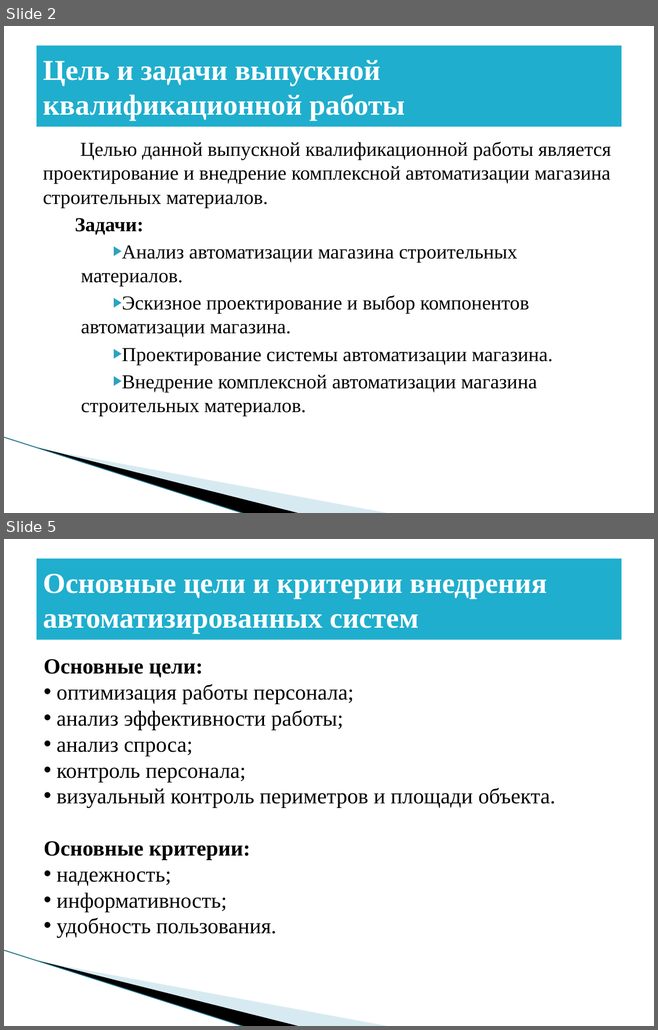
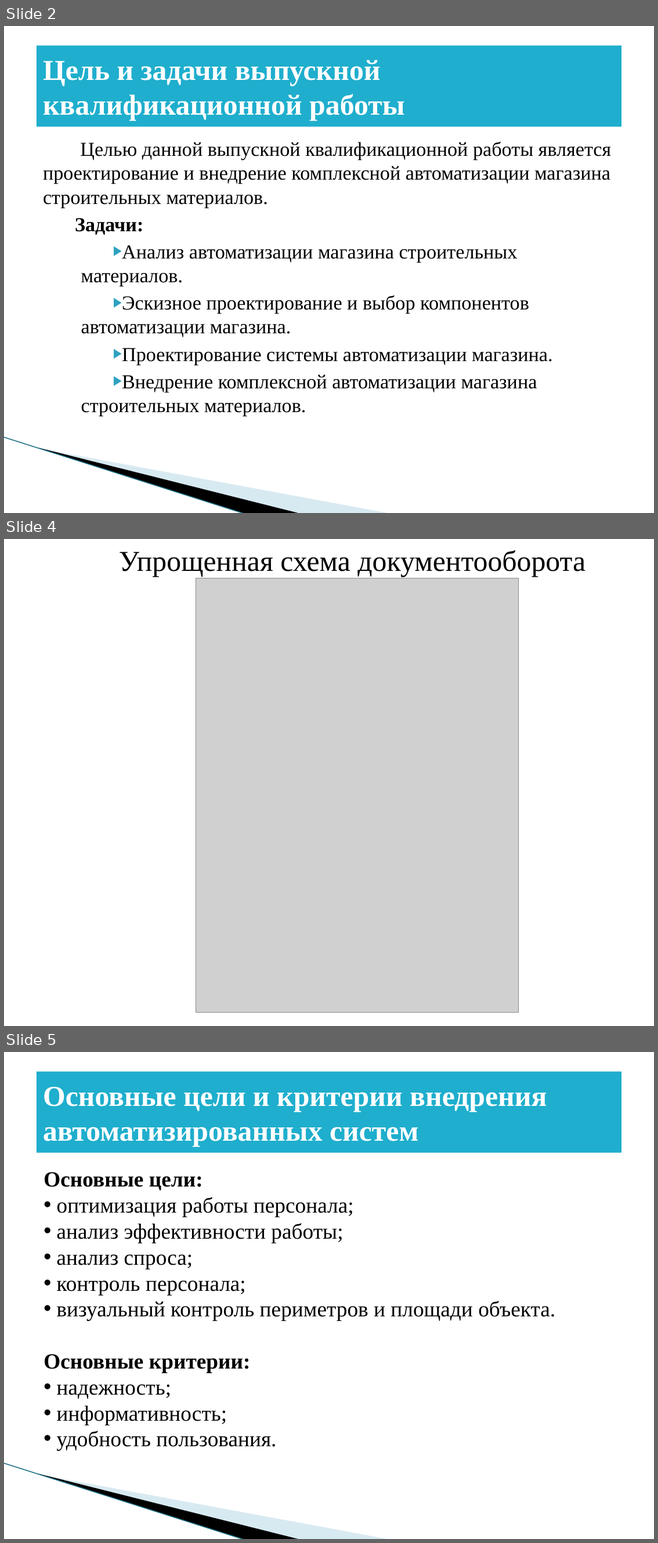
Before and after one commit to BadMax-Kirov/VKR, a slide deck: Выпускная квалификационная работа.pptx. Shown one above the other, each under a label of ours: slides 2 and 5 before the commit, slides 2, 4 and 5 after it; the slides between them are not shown. The pictures are 658x1030 and 658x1543 pixels, drawn with LibreOffice and Linux fonts; fonts in the diff are those of the drawing; grey boxes stand for pictures; background and template pictures are left out. Boxes give left, top, right and bottom in pixels: in the first picture for what was removed or moved away, otherwise in the second. Text is boxed around its words. In the diff, an @@ line names an element or a change of style, - is before the commit and + after.

```diff
--- a/Выпускная квалификационная работа.pptx
+++ b/Выпускная квалификационная работа.pptx
@@ slide 4 added at [4, 539, 654, 1026], background picture (left out) @@
@@ title added at [119, 550, 585, 577], 32 pt, text #000000 @@
+Упрощенная схема документооборота
@@ picture added at [195, 578, 518, 1012] @@
```
Also in this commit, not shown: 2 slides changed, 1 other slide added, 2 slides removed, 1 other file.
